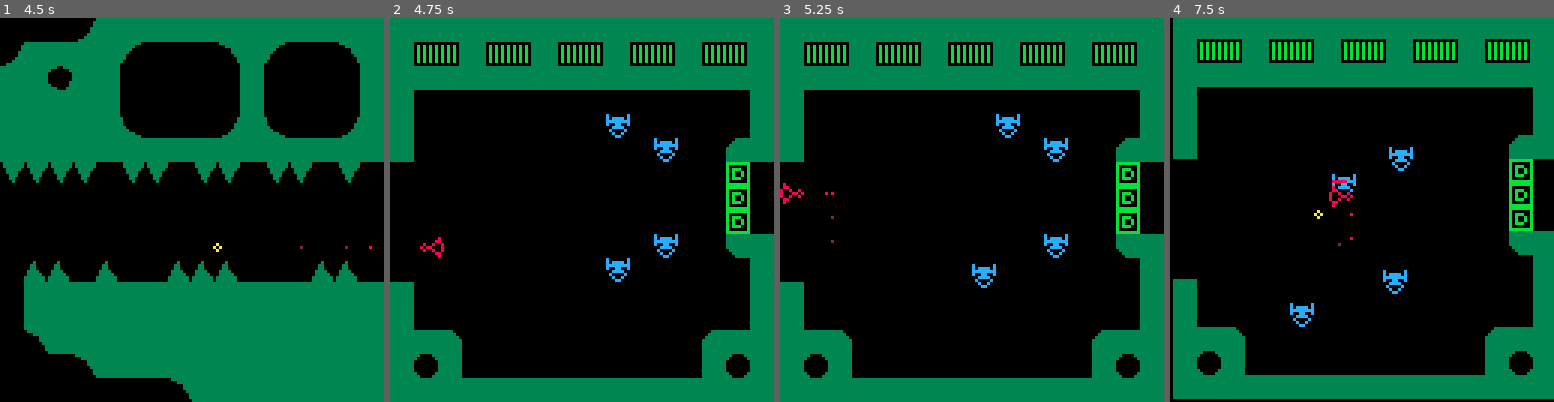
Above: before the commit, frames 1-4 (left to right).
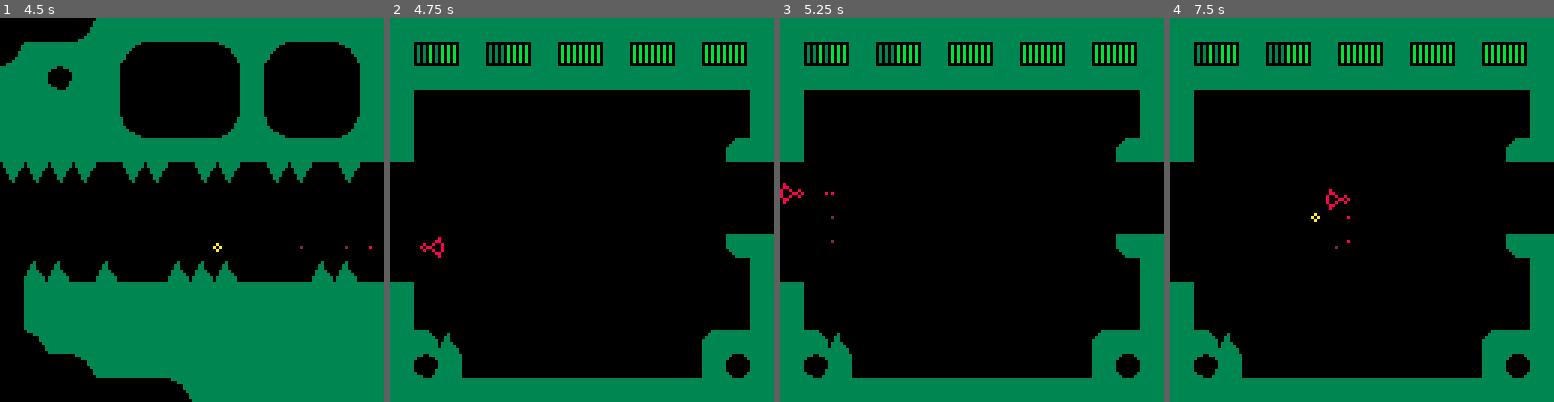
Above: after the commit, the same moments.

Repository: alxgnon/pico-8
Game: PICO-8 cartridge waheronaute.p8
Two runs of this game, one before a commit and one after it. Both use one fixed random seed, a clock stepped at 60 frames per second and the inputs below.
Inputs:
- Up to frame 1 (4.5 s): tap X (X key) at 0.33, 1.07, 1.85, 2.97, 4.08 s; tap O (Z key) at 0.7, 1.7, 2.1, 2.5, 2.9, 3.3, 3.7, 4.1 s; hold Right 1.6-2.1 s; hold Up 2.15-2.42 s; hold Right 2.47-3.03 s; hold Left 3.08-3.58 s; hold Down 3.63-3.97 s; hold Right from 4.02 s (still down)
- Up to frame 2 (4.75 s): tap O (Z key) at 4.5 s; release Right at 4.68 s; hold Up from 4.73 s (still down)
- Up to frame 3 (5.25 s): tap O (Z key) at 4.9 s; release Up at 5.03 s; hold Left from 5.08 s (still down); tap X (X key) at 5.2 s
- Up to frame 4 (7.5 s): tap O (Z key) every 0.4 s from 5.3 to 7.3 s; release Left at 5.68 s; hold Down 5.73-6.03 s; hold Right 6.08-6.58 s; tap X (X key) at 6.32, 7.43 s; hold Right 6.63-7.13 s; hold Up 7.18-7.45 s

Frame 1 is identical in both runs. In frame 2, 1.9% of the frame differs, in the area x 7-94%, y 7-94%; in frame 3, 1.9%; in frame 4, 9.7%, in the area x 0-100%, y 0-100%.

Commit message:
waheronautique

Diff:
--- a/waheronaute.p8
+++ b/waheronaute.p8
@@ -3,65 +3,67 @@
 __lua__
 -- waheronaute
 -- par alexandre christian elie
-
------------------- palette ----
-function palette()
+----------------- outils ------
+-- pour changer la transparence
+function transpalette()
 	pal()
 	palt(0, false)
 	palt(1, true)
 end
-
+--------------- callbacks -----
+-- pour creer l'univers
 function _init()
-	palette()
-	jeu = new_game(64, 64)
-end
-
+	transpalette()
+	jeu = un_jeu(64, 64)
+end
+-- pour bouger les pieces
 function _update()
-	jeu:update()
-end
-
+	local out = jeu:move()
+	if (out) jeu = out
+end
+-- pour allumer l'ecran
 function _draw()
 	jeu:draw()
 end
-
-menuitem(1, "teleport",
-function()
-	jeu = new_teleport(jeu.x,jeu.y)
+-- pour se teleporter
+menuitem(1, "warp", function()
+	jeu = un_portail(jeu.x,jeu.y)
 end)
-
-function new_teleport(x, y)
+--------------- portail -------
+-- pour bien se placer
+function un_portail(x, y)
 	return
 	{ x = x
 	, y = y
-	, update = update_teleport
-	, draw = draw_teleport
-	}
-end
-
-function update_teleport(a)
+	, move = move_portail
+	, draw = draw_portail
+	}
+end
+-- pour choisir une destination
+function move_portail(a)
 	if btn"4" or btn"5" then
-		jeu = new_game(a.x+64,a.y+64)
-		return
-	end
-	local dx, dy = dpad(4)
+		return un_jeu(a.x+64,a.y+64)
+	end
+	local dx, dy = fleches(4)
 	a.x += dx
 	a.y += dy
 end
-
-function draw_teleport(a)
+-- pour dessiner les environs
+function draw_portail(a)
 	cls()
 	camera(a.x, a.y)
 	map(a.x/8,a.y/8,a.x,a.y,16,16)
 	spr(064,a.x+64,a.y+64)
 end
-
-function new_game(x, y)
+------------------- jeu -------
+-- pour une aventure virtuelle
+function un_jeu(x, y)
 	return
 	{ player = new_player(x, y)
 	, lemons = {}
 	, actors = {}
 	, sparks = {}
-	, update = update_game
+	, move = update_game
 	, draw = draw_game
 	}
 end
@@ -70,7 +72,7 @@
 	if game.countin then
 		game.countin -= 1
 		if game.countin < 1 then
-			jeu = new_game(64, 64)
+			jeu = un_jeu(64, 64)
 		end
 	else
 		game.player:update()
@@ -194,7 +196,7 @@
 
 function player.update(a)
 	load_room(a)
-	a.dx, a.dy = dpad(2)
+	a.dx, a.dy = fleches(2)
 	slide(a)
 	jetpack_sparks(a)
 	control_shooting(a)
@@ -241,12 +243,13 @@
 	end
 end
 
-function dpad(speed)
+-- pour diriger n'importe qui
+function fleches(vitesse)
 	local dx, dy = 0, 0
-	if (btn"0") dx -= speed
-	if (btn"1") dx += speed
-	if (btn"2") dy -= speed
-	if (btn"3") dy += speed
+	if (btn"0") dx -= vitesse
+	if (btn"1") dx += vitesse
+	if (btn"2") dy -= vitesse
+	if (btn"3") dy += vitesse
 	return dx, dy
 end
 
@@ -356,9 +359,52 @@
 	}
 end
 
+function lerp(t, a, b)
+	return a + t * (b - a)
+end
+
+--------------- feraille ------
+-- pour quelques ferailles
+function qq_ferailles(n, x, y)
+	for i = 1, n do
+		add(jeu.sparks,
+		une_feraille(x, y))
+	end
+end
+
+-- pour briser en morceaux
+function une_feraille(x, y)
+	return
+	{ x = x + rnd"5"
+	, y = y + rnd"5"
+	, dx = 2-rnd"4"
+	, dy = 2-rnd"4"
+	, ox = 0
+	, oy = 0
+	, w = 1
+	, h = 1
+	, t = 31
+	,update=function(a) -- move
+		expiration(a)
+		a.dx = lerp(0.1, a.dx, 0)
+		a.dy = lerp(0.1, a.dy, 2)
+		slide(a)
+	end
+	,draw=function(a) -- draw
+		if a.t < 25 then
+			pset(a.x, a.y, 5)
+		else
+			pset(a.x, a.y, 4)
+		end
+	end
+	}
+end
+
 function spawn(n, x, y)
 	if n == 067 then
 		add(jeu.actors, drone(x, y))
+	elseif n == 071 then
+		add(jeu.actors, boule(x, y))
 	end
 end
 
@@ -367,15 +413,17 @@
 	del(jeu.lemons, b)
 	a.hp -= b.damage
 	add(jeu.sparks,explo(b.x,b.y))
-end
-
--- a isn't a lemon :^)
+	qq_ferailles(rnd"3", a.x, a.y)
+end
+
+-- `a` isn't a lemon :^)
 function lemon_fatality(a)
 	sfx(03)
 	del(jeu.actors, a)
 	local ex = a.x + a.w / 2
 	local ey = a.y + a.h / 2
 	add(jeu.sparks,explo(ex,ey))
+	qq_ferailles(rnd"6", a.x, a.y)
 end
 
 function drone_seeking(a)
@@ -425,6 +473,31 @@
 	end
 	}
 end
+
+function boule(x, y)
+	return
+	{ x = x
+	, y = y
+	, ox = 0
+	, oy = 0
+	, w = 7
+	, h = 7
+	, hp = 8
+	, edamage = 2
+	,update=function(a) -- move
+		if (a.hurt) a.hurt -= 1
+		drink_lemonade(a)
+	end
+	,draw=function(a) -- draw
+		local x, y = a.x, a.y
+		if a.hurt and a.hurt > 0 then
+			x = x - 1 + rnd"3"
+			y = y - 1 + rnd"3"
+		end
+		spr(071, x, y)
+	end
+	}
+end
 --------------- collisions ----
 
 -- todo: make edges solid for
@@ -483,6 +556,7 @@
 					sfx"04"
 					a.hp -= b.edamage
 					a.hurt = 24
+					qq_ferailles(rnd"4",a.x,a.y)
 					if a.hp < 1 then
 						jeu.countin = 16
 					end
@@ -544,14 +618,19 @@
 end
 
 function drink_lemonade(a)
+	local ouch
 	for b in all(jeu.lemons) do
 		if touching(a, b) then
+			ouch = true
 			lemon_hit(a, b)
 			if a.hp < 1 then
 				lemon_fatality(a)
 			end
 		end
 	end
+	if ouch then
+		a.hurt = 12
+	end
 end
 
 
@@ -683,26 +762,26 @@
 
 
 __gff__
-0006060206060606060606060606060606060000000000000000000000000000000000000000000000000000000000000000000000000000000000000000000000000001000000000000000000000000000000010000000000000000000000000000000000000000000000000000000000000000000000000000000000000000
+0006060206060606060606060606060606060000000000000000000000000606000000000000000000000000000000000000000000000000000000000000000000000001000000010000000000000000000000010000000000000000000000000000000000000000000000000000000000000000000000000000000000000000
 0000000000000000000000000000000000000000000000000000000000000000000000000000000000000000000000000000000000000000000000000000000000000000000000000000000000000000000000000000000000000000000000000000000000000000000000000000000000000000000000000000000000000000
 __map__
 0000030801010101010101010101010101010101010101010101010101010101010101010101010101010101010101010101010101010101010101010101010101010101010101010101010101010101010101010101010101010101010101010101010101010101010101010101010101010101010101010101010101010101
-0801010101090000000a010900000a01010e0f010e0f010e0f010e0f010e0f0101010d010d01000000000000000000010100000000000000000000000000000101000000000000000000000000000001010000000000000000000000000000010100000000000000000000000000000101000000000000000000000000000001
-0101040101000000000001000000000101010101010101010101010101010101010101010111000000000000000000010100000000000000000000000000000101000000000000000000000000000001010000000000000000000000000000010100000000000000000000000000000101000001000000000000000000000001
+0801010101090000000a010900000a01011f0f011e0f010e0f010e0f010e0f01011f0f011e0f010e0f010e0f010e0f0101010d0104010000000000000000000101000000000000000000000000000001010000000000000000000000000000010100000000000000000000000000000101000000000000000000000000000001
+0101040101000000000001000000000101010101010101010101010101010101010101010101010101010101010101010101010101110000000000000000000101000000000000000000000000000001010000000000000000000000000000010100000000000000000000000000000101000001000000000000000000000001
 0101010101000000000001000000000101000000000000000000000000000001010000000000000000000000000000010100000000000000000000000000000101000000000000000000000000000001010000000000000000000000000000010100000000000000000000000000000101000001010000000000000101000001
-0101010101070000000801070000080101000000000000000043000000000001010000000000000000000000000000010100000000000000000000000000000101000000000000000000000000000001010000000000000000000000000000010100000000000000000000000000000101000000010101000000010100000001
-0101010101010101010101010101010101000000000000000000004300000c01010000000000000000000000000000010100000000000000000000000000000101000000000000000000000000000001010000000000000000000000000000010100000000000000000000000000000101000000000001000001010000000001
-060606060006060006060006060006000000000000000000000000000000020000000000000000000000000000000c010100000000000000000000000000000101000000000000000000000000000001010000000000000000000000000000010100000000000000000000000000000101000000000000000000000000000001
-0300000000000000000000000000000000000000000000000000000000000200000000000000000000000000000002000000000000000000000000000000000101000000000000000000000000000001010000000000000000000000000000010100000000000000000000000000000101000001010100000000000101000001
-0300000000000000000000000000000000000000000000000000000000000200000000000000000000000000000002000000000000000000000000000000000101000000000000000000000000000000000000000000000000000000000000010100000000000000000000000000000101000000000100000000010100000001
-0300000000000000000000000000000000000000000000000000004300001001010000000000000000000000000002000000000000000000000000000000000101000000000000000000000000000000000000000000000000000000000000010100000000000000000000000000000101000000000000000000000000000001
-0305050005000005050500000005050000000000000000000043000000000001010000000000000000000000000010010100000000000000000000000000000101000000000000000000000000000000000000000000000000000000000000010100000000000000000000000000000101000101000000000000000000000001
-0301010101010101010101010101010101000000000000000000000000000001010000000000000000000000000000010100000000000000000000000000000101000000000000000000000000000001010000000000000000000000000000010100000000000000000000000000000101000101010000000000000000000001
+0101010101070000000801070000080101000000000000000000000000000001010000000000000000000000000000010100000000000000004300000000000101000000000000000000000000000001010000000000000000000000000000010100000000000000000000000000000101000000010101000000010100000001
+0101010101010101010101010101010101000000000000000000000000000c01010b0000000000000000000000000c010100000000000000000000430000000101000000000000000000000000000001010000000000000000000000000000010100000000000000000000000000000101000000000001000001010000000001
+06060606000606000606000606000600000000000000000000000000000000000000000000000000000000000000020000000000000000000000000000000c0101000000000000000000000000000001010000000000000000000000000000010100000000000000000000000000000101000000000000000000000000000001
+0300000000000000000000000000000000000000000000000000000000000000000000000000000000000000000002000000000000000000000000000000020001000000000000000000000000000001010000000000000000000000000000010100000000000000000000000000000101000001010100000000000101000001
+0300000000000000000000000000000000000000000000000000000000000000000000000000000000000000000002000000000000000000000000000000020001000000000000000000000000000000000000000000000000000000000000010100000000000000000000000000000101000000000100000000010100000001
+0300000000000000000000000000000000000000000000000000000000001001011100000000000000000000000010010100000000000000000000430000020001000000000000000000000000000000000000000000000000000000000000010100000000000000000000000000000101000000000000000000000000000001
+0305050005000005050500000005050000000000000000000000000000000001010000000000000000000000000000010100000000000000004300000000100101000000000000000000000000000000000000000000000000000000000000010100000000000000000000000000000101000101000000000000000000000001
+0301010101010101010101010101010101000000000000000000000000000001010000000000000000000000004700010100000000000000000000000000000101000000000000000000000000000001010000000000000000000000000000010100000000000000000000000000000101000101010000000000000000000001
 0301010101010101010101010101010101000000000000000000000000000001010000000000000000000000000000010100000000000000000000000000000101000000000000000000000000000001010000000000000000000000000000010100000000000000000000000000000101000000000101010101010100000001
-030a010101010101010101010101010101010b000000000000000000000c01010100000c01010101010101010b0000010100000000000000000000000000000101000000000000000000000000000001010000000000000000000000000000010100000000000000000000000000000101000000000000000000000000000001
-0300000a010101010101010101010101010d0100000000000000000000010d01010101010e0e0e0e0e0e0e0f010101010100000000000000000000000000000101000000000000000000000000000001010000000000000000000000000000010100000000000000000000000000000101000000000000000000000000000001
-030303030303030a010101010101010101010101010101010101010101010101010101010101010101010101010101010101010101010000000001010101010101010101010101000000010101010101010101010101010000000101010101010101010101010000000101010101010101010101010100000001010101010101
-0101010101010101010101010101010101010101010101010101010101010101010101010101010101010101010101010101010101010000000001010101010101010101010101000000010101010101010101010101010000000101010101010101010101010000000101010101010101010101010100000001010101010101
+030a0101010101010101010101010101010b05000000000000000000000c0101010b05000000000000000000000c01010100000c01010101010101010b00000101000000000000000000000000000001010000000000000000000000000000010100000000000000000000000000000101000000000000000000000000000001
+0300000a01010101010101010101010101040100000000000000000000010d0101040100000000000000000000010d01010101010e0e1f0e0e1e0e0f0101010101000000000000000000000000000001010000000000000000000000000000010100000000000000000000000000000101000000000000000000000000000001
+030303030303030a010101010101010101010101010101010101010101010101010101010101010101010101010101010101010101010101010101010101010101010101010101000000010101010101010101010101010000000101010101010101010101010000000101010101010101010101010100000001010101010101
+0101010101010101010101010101010101010101010101010101010101010101010101010101010101010101010101010101010101010101010101010101010101010101010101000000010101010101010101010101010000000101010101010101010101010000000101010101010101010101010100000001010101010101
 0100000000000000000000000000000101000000000000000000000000000001010000000000000000000000000000010100000000000000000000000000000101000000000000000000000000000001010000000000000000000000000000010100000000000000000000000000000101000000000000000000000000000001
 0100000000000000000000000000000101000000000000000000000000000001010000000000000000000000000000010100000000000000000000000000000101000000000000000000000000000001010000000000000000000000000000010100000000000000000000000000000101000000000000000000000000000001
 0100000000000000000000000000000101000000000000000000000000000001010000000000000000000000000000010100000000000000000000000000000101000000000000000000000000000001010000000000000000000000000000010100000000000000000000000000000101000000000000000000000000000001
Not shown, changed: 24 lines of the sprite sheet (__gfx__) section of waheronaute.p8
